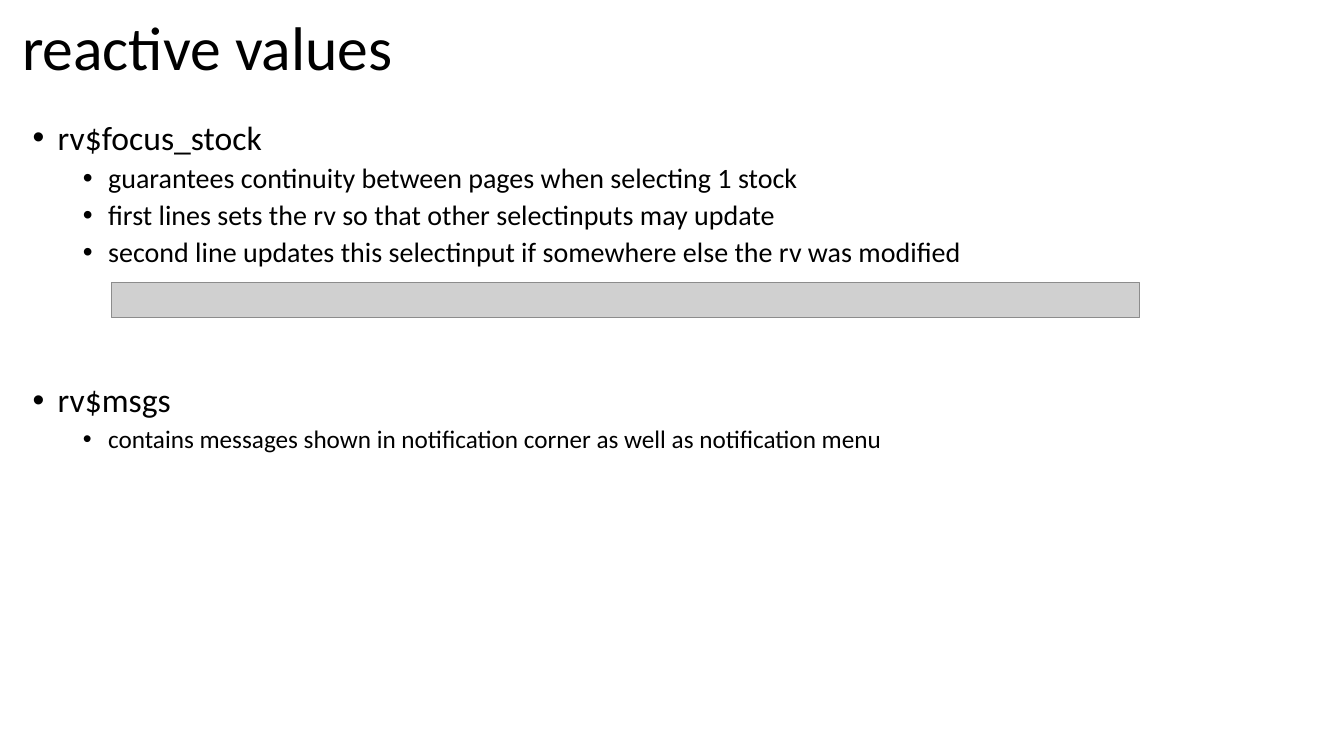
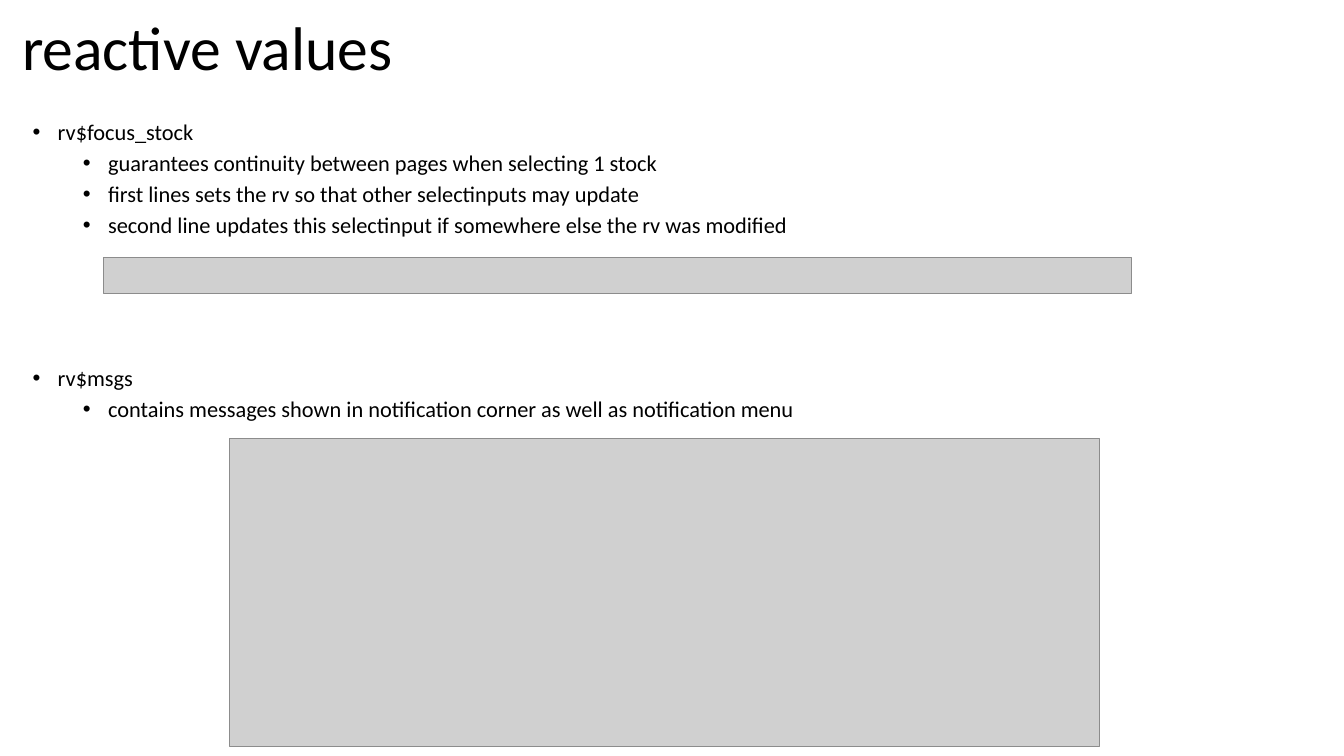
Before and after one commit to jorritvm/stocks_dashboard, a slide deck: slide 22 of doc/stock_dashboard_documentation.pptx (slide 21 before the commit). Drawn at 1344x756 pixels with LibreOffice and Linux fonts; fonts in the diff are those of the drawing; grey boxes stand for pictures. Boxes give left, top, right and bottom in pixels: in the first picture for what was removed or moved away, otherwise in the second. Text is boxed around its words. In the diff, an @@ line names an element or a change of style, - is before the commit and + after.

```diff
--- a/doc/stock_dashboard_documentation.pptx
+++ b/doc/stock_dashboard_documentation.pptx
@@ text "rv$focus_stock" at (58, 124, 793, 421): size 24 to 16 pt in "rv$focus_stock", "rv$msgs"; size 20 to 16 pt in "guarantees continuity between pages when selecting 1 ...", "first lines sets the rv so that ...", "second line updates this selectinput if somewhere ..."; size 18 to 16 pt in "contains messages shown in notification corner as ..." @@
@@ picture: place and size @@
-picture at (112, 282, 1140, 318)
+picture at (103, 258, 1131, 293)
@@ picture added at (230, 439, 1100, 746) @@
```
Also in this commit, not shown: 2 other slides changed, 4 slides added, 1 slide removed, 7 other files.
